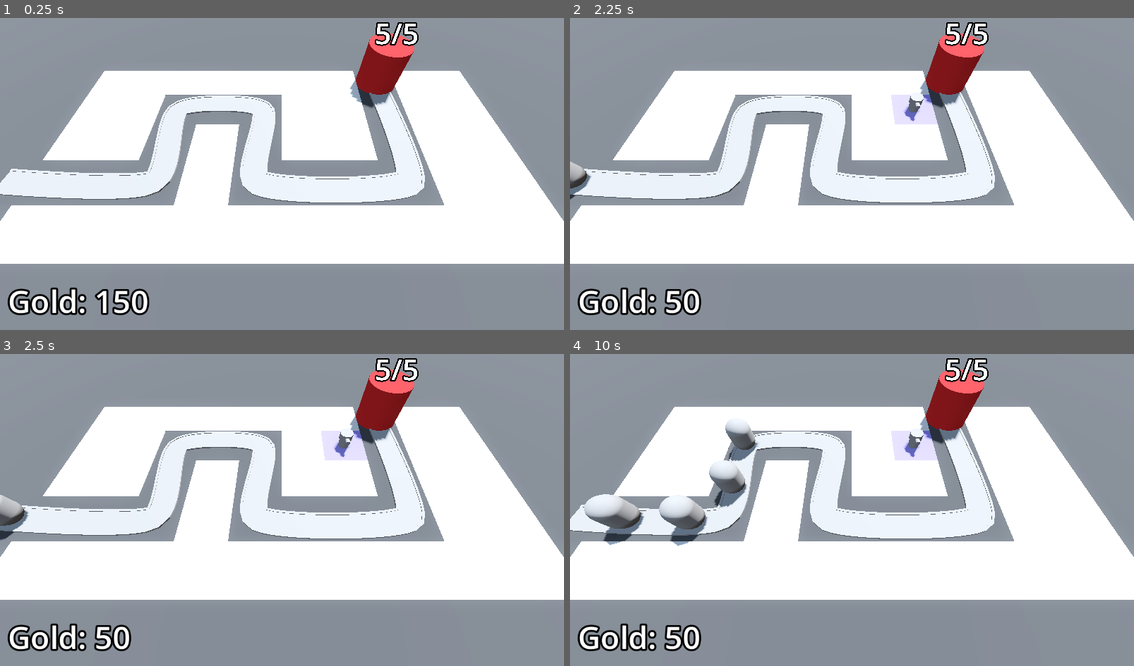
Above: before the commit, frames 1-4 (two rows, left to right).
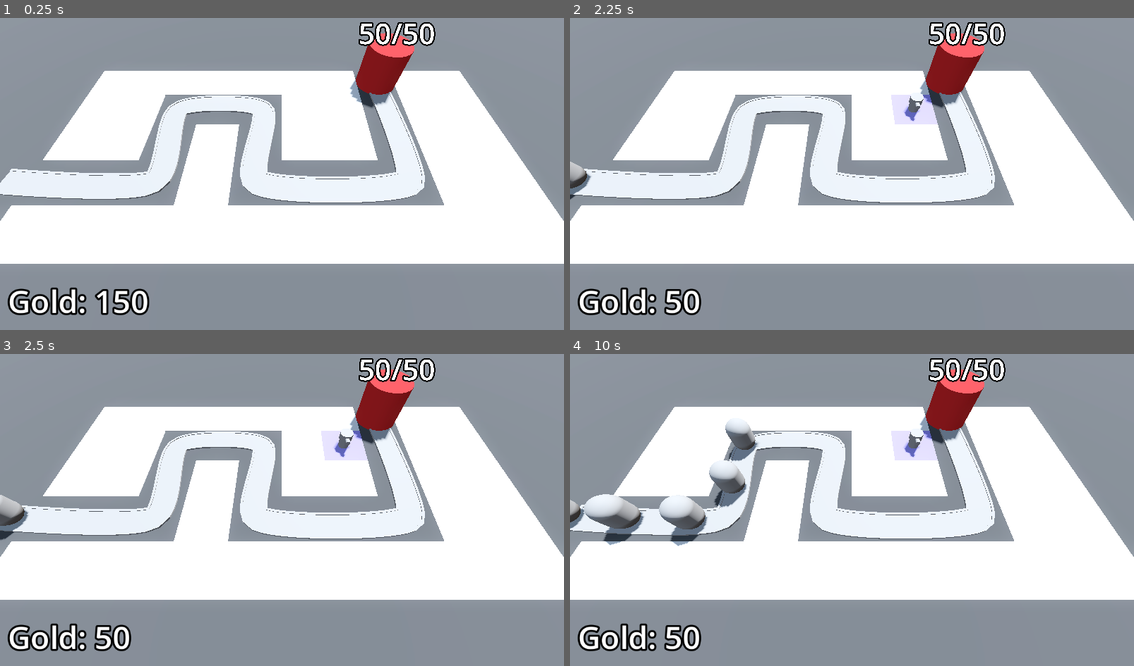
Above: after the commit, the same moments.

Repository: Schwenckenator/barbarian-blaster
Game: Godot game, scene res://base_level.tscn
The game is run twice, just before and just after one commit, with the same random seed, the same clock (stepped at 60 frames per second) and the same inputs.
Inputs (mouse positions are in pixels of both pictures, inside the frame that each line leads up to):
- Up to frame 1 (0.25 s): no input
- Up to frame 2 (2.25 s): tap Enter at 0.5, 2 s; move the mouse to (976, 155) at 0.52 s; press the mouse at (976, 155) at 0.53 s; tap Space at 1.25 s; move the mouse to (739, 186) at 1.27 s; release the mouse at (739, 186) at 1.28 s; click (739, 186) at 1.35 s; move the mouse to (908, 102) at 2.02 s; press the mouse at (908, 102) at 2.03 s
- Up to frame 3 (2.5 s): no input
- Up to frame 4 (10 s): move the mouse to (823, 572) at 2.77 s; release the mouse at (823, 572) at 2.78 s; click (823, 572) at 2.85 s; move the mouse to (1021, 556) at 3.52 s; press the mouse at (1021, 556) at 3.53 s; move the mouse to (682, 460) at 4.27 s; release the mouse at (682, 460) at 4.28 s; click (682, 460) at 4.35 s; move the mouse to (880, 506) at 5.02 s; press the mouse at (880, 506) at 5.03 s; move the mouse to (767, 428) at 5.77 s; release the mouse at (767, 428) at 5.78 s; click (767, 428) at 5.85 s; move the mouse to (976, 491) at 6.52 s; press the mouse at (976, 491) at 6.53 s; move the mouse to (739, 522) at 7.27 s; release the mouse at (739, 522) at 7.28 s; click (739, 522) at 7.35 s; move the mouse to (908, 438) at 8.02 s; press the mouse at (908, 438) at 8.03 s; move the mouse to (823, 572) at 8.77 s; release the mouse at (823, 572) at 8.78 s; click (823, 572) at 8.85 s; move the mouse to (1021, 556) at 9.52 s; press the mouse at (1021, 556) at 9.53 s

The runs differ from the first frame. In frame 1, 0.4% of the frame differs, in the area x 63-78%, y 1-10%; in frame 2, 0.4%; in frame 3, 0.4%; in frame 4, 0.6%, in the area x 0-78%, y 1-57%.

Commit message:
Added difficulty curves

Diff:
--- a/base_level.tscn
+++ b/base_level.tscn
@@ -8,6 +8,7 @@
 [ext_resource type="Script" path="res://turret/turret_manager.gd" id="5_qi6ju"]
 [ext_resource type="PackedScene" uid="uid://cvfumbcoulp8m" path="res://turret/turret.tscn" id="6_vhn16"]
 [ext_resource type="Script" path="res://bank.gd" id="8_5esky"]
+[ext_resource type="PackedScene" uid="uid://bph8ipf2mq3f6" path="res://manager/difficulty_manager.tscn" id="9_htfo6"]
 
 [sub_resource type="ProceduralSkyMaterial" id="ProceduralSkyMaterial_qmnbx"]
 sky_horizon_color = Color(0.64625, 0.65575, 0.67075, 1)
@@ -63,10 +64,11 @@
 grid_map = NodePath("../GridMap")
 turret_manager = NodePath("../TurretManager")
 
-[node name="EnemyPath" type="Path3D" parent="."]
+[node name="EnemyPath" type="Path3D" parent="." node_paths=PackedStringArray("difficulty_manager")]
 curve = SubResource("Curve3D_uxudx")
 script = ExtResource("3_ehyay")
 enemy_scene = ExtResource("2_ygpac")
+difficulty_manager = NodePath("../DifficultyManager")
 
 [node name="Road" type="CSGPolygon3D" parent="EnemyPath"]
 polygon = PackedVector2Array(-1, 0, -1, 0.1, 1, 0.1, 1, 0)
@@ -113,6 +115,7 @@
 
 [node name="Base" parent="." instance=ExtResource("3_g8kvy")]
 transform = Transform3D(1, 0, 0, 0, 1, 0, 0, 0, 1, 10, 0, -10)
+max_health = 50
 
 [node name="TurretManager" type="Node3D" parent="." node_paths=PackedStringArray("enemy_path")]
 script = ExtResource("5_qi6ju")
@@ -140,4 +143,7 @@
 text = "Gold: xyz"
 label_settings = SubResource("LabelSettings_pfk35")
 
+[node name="DifficultyManager" parent="." instance=ExtResource("9_htfo6")]
+
 [connection signal="timeout" from="EnemyPath/SpawnTimer" to="EnemyPath" method="spawn_enemy"]
+[connection signal="stop_spawning_enemies" from="DifficultyManager" to="EnemyPath" method="_on_difficulty_manager_stop_spawning_enemies"]
--- a/enemy/enemy.tscn
+++ b/enemy/enemy.tscn
@@ -19,6 +19,21 @@
 radius = 1.0
 height = 3.0
 
+[sub_resource type="Animation" id="Animation_tghfl"]
+length = 0.001
+tracks/0/type = "value"
+tracks/0/imported = false
+tracks/0/enabled = true
+tracks/0/path = NodePath("DamageHighlight:visible")
+tracks/0/interp = 1
+tracks/0/loop_wrap = true
+tracks/0/keys = {
+"times": PackedFloat32Array(0),
+"transitions": PackedFloat32Array(1),
+"update": 1,
+"values": [false]
+}
+
 [sub_resource type="Animation" id="Animation_yevkt"]
 resource_name = "take_damage"
 length = 0.1
@@ -33,21 +48,6 @@
 "transitions": PackedFloat32Array(1, 1),
 "update": 1,
 "values": [true, false]
-}
-
-[sub_resource type="Animation" id="Animation_tghfl"]
-length = 0.001
-tracks/0/type = "value"
-tracks/0/imported = false
-tracks/0/enabled = true
-tracks/0/path = NodePath("DamageHighlight:visible")
-tracks/0/interp = 1
-tracks/0/loop_wrap = true
-tracks/0/keys = {
-"times": PackedFloat32Array(0),
-"transitions": PackedFloat32Array(1),
-"update": 1,
-"values": [false]
 }
 
 [sub_resource type="AnimationLibrary" id="AnimationLibrary_fdobc"]
--- a/enemy/enemy_path.gd
+++ b/enemy/enemy_path.gd
@@ -1,7 +1,17 @@
 extends Path3D
 
 @export var enemy_scene: PackedScene
+@export var difficulty_manager: Node
+
+@onready var spawn_timer: Timer = $SpawnTimer
 
 func spawn_enemy() -> void:
 	var new_enemy = enemy_scene.instantiate()
+	new_enemy.max_health = difficulty_manager.get_enemy_health()
 	add_child(new_enemy)
+	spawn_timer.wait_time = difficulty_manager.get_spawn_time()
+	print(new_enemy.health)
+
+
+func _on_difficulty_manager_stop_spawning_enemies() -> void:
+	spawn_timer.stop()
--- /dev/null
+++ b/manager/difficulty_manager.gd
@@ -0,0 +1,30 @@
+extends Node
+
+signal stop_spawning_enemies
+
+@export var game_length := 30.0
+@export var spawn_time_curve: Curve
+@export var enemy_health_curve: Curve
+
+@onready var timer: Timer = $Timer
+
+func _ready() -> void:
+	timer.start(game_length)
+	pass
+
+## Game Progress from 0.0 ~ 1.0
+func game_progress_ratio() -> float:
+	return 1.0 - (timer.time_left / game_length)
+
+## returns current spawn wait time
+func get_spawn_time() -> float:
+	return spawn_time_curve.sample(game_progress_ratio())
+
+## Returns current enemy health
+func get_enemy_health() -> float:
+	return enemy_health_curve.sample(game_progress_ratio())
+
+
+func _on_timer_timeout() -> void:
+	emit_signal("stop_spawning_enemies")
+	pass # Replace with function body.
--- /dev/null
+++ b/manager/difficulty_manager.tscn
@@ -0,0 +1,25 @@
+[gd_scene load_steps=4 format=3 uid="uid://bph8ipf2mq3f6"]
+
+[ext_resource type="Script" path="res://manager/difficulty_manager.gd" id="1_gfcql"]
+
+[sub_resource type="Curve" id="Curve_qje45"]
+min_value = 0.25
+max_value = 2.0
+_data = [Vector2(0, 2), 0.0, 0.0, 0, 1, Vector2(0.195219, 2), 0.0, -8.57967, 1, 1, Vector2(0.25498, 1.48727), -8.57967, -0.113488, 1, 1, Vector2(0.422311, 1.46828), -0.113488, -18.5363, 1, 1, Vector2(0.458167, 0.803631), -18.5363, 0.0, 1, 1, Vector2(0.669323, 0.803631), 0.0, -1.67423, 1, 1, Vector2(1, 0.25), -1.90148, 0.0, 1, 0]
+point_count = 7
+
+[sub_resource type="Curve" id="Curve_4wln4"]
+min_value = 10.0
+max_value = 150.0
+_data = [Vector2(0, 10), 0.0, 140.0, 0, 1, Vector2(1, 150), 140.0, 0.0, 1, 0]
+point_count = 2
+
+[node name="DifficultyManager" type="Node"]
+script = ExtResource("1_gfcql")
+spawn_time_curve = SubResource("Curve_qje45")
+enemy_health_curve = SubResource("Curve_4wln4")
+
+[node name="Timer" type="Timer" parent="."]
+one_shot = true
+
+[connection signal="timeout" from="Timer" to="." method="_on_timer_timeout"]
--- a/turret/turret.tscn
+++ b/turret/turret.tscn
@@ -15,6 +15,33 @@
 top_radius = 0.2
 bottom_radius = 0.2
 height = 0.5
+
+[sub_resource type="Animation" id="Animation_1bh6l"]
+length = 0.001
+tracks/0/type = "value"
+tracks/0/imported = false
+tracks/0/enabled = true
+tracks/0/path = NodePath("TurretBase/TurretPivot/TurretTop:position")
+tracks/0/interp = 1
+tracks/0/loop_wrap = true
+tracks/0/keys = {
+"times": PackedFloat32Array(0),
+"transitions": PackedFloat32Array(1),
+"update": 0,
+"values": [Vector3(0, 0, 0)]
+}
+tracks/1/type = "value"
+tracks/1/imported = false
+tracks/1/enabled = true
+tracks/1/path = NodePath("TurretBase/TurretPivot/TurretTop:rotation:x")
+tracks/1/interp = 1
+tracks/1/loop_wrap = true
+tracks/1/keys = {
+"times": PackedFloat32Array(0),
+"transitions": PackedFloat32Array(1),
+"update": 1,
+"values": [0.0]
+}
 
 [sub_resource type="Animation" id="Animation_fn8fw"]
 resource_name = "recoil"
@@ -42,33 +69,6 @@
 "transitions": PackedFloat32Array(0.5, 1),
 "update": 0,
 "values": [-0.436, 0.0]
-}
-
-[sub_resource type="Animation" id="Animation_1bh6l"]
-length = 0.001
-tracks/0/type = "value"
-tracks/0/imported = false
-tracks/0/enabled = true
-tracks/0/path = NodePath("TurretBase/TurretPivot/TurretTop:position")
-tracks/0/interp = 1
-tracks/0/loop_wrap = true
-tracks/0/keys = {
-"times": PackedFloat32Array(0),
-"transitions": PackedFloat32Array(1),
-"update": 0,
-"values": [Vector3(0, 0, 0)]
-}
-tracks/1/type = "value"
-tracks/1/imported = false
-tracks/1/enabled = true
-tracks/1/path = NodePath("TurretBase/TurretPivot/TurretTop:rotation:x")
-tracks/1/interp = 1
-tracks/1/loop_wrap = true
-tracks/1/keys = {
-"times": PackedFloat32Array(0),
-"transitions": PackedFloat32Array(1),
-"update": 1,
-"values": [0.0]
 }
 
 [sub_resource type="AnimationLibrary" id="AnimationLibrary_m3854"]
Not shown: 1 places in base_level.tscn that only renumber resources
Not shown: 4 places in mesh_libraries/space_library.tres that only renumber resources
